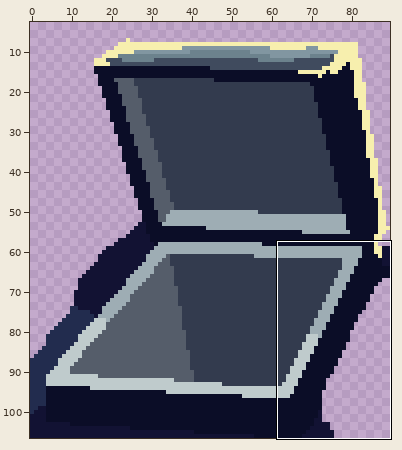
One commit to this sprite sheet: ice-cream-roguelite/assets/truck/cooler_1_open.png. Above: a wide view before the commit, with the close-up outlined.
Close-up. The starting point:
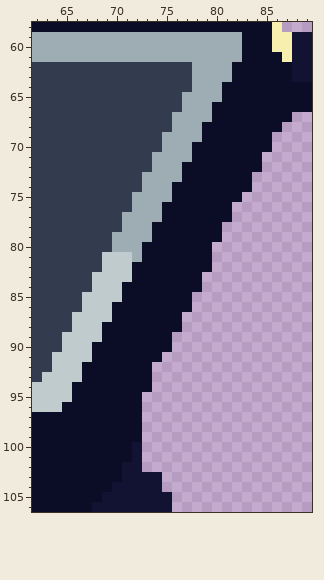
The file is 90x107 pixels. Shown: x 62..89, y 58..106. The wide view leaves out empty margins.
The result:
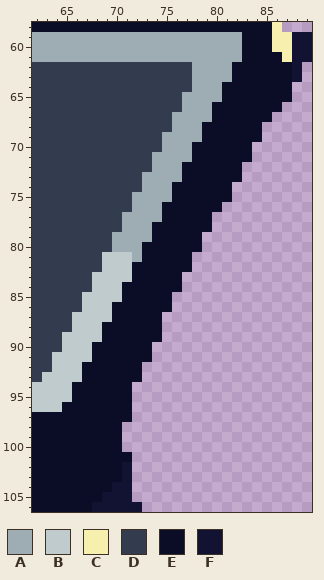
Palette (. is transparent): A #9eadb4  B #bfcbcc  C #f7efae  D #333b4e  E #0b0d27  F #121233
Change:
y 62..63: x 89 F -> .
y 64..65: x 88..89 EE -> ..
y 66: x 87..89 EEE -> ...
y 67: x 86..87 EE -> ..
y 68: x 85..86 EE -> ..
y 69: x 85 E -> .
y 70: x 84..85 EE -> ..
y 71: x 84 E -> .
y 72: x 83..84 EE -> ..
y 73: x 83 E -> .
y 74: x 82..83 EE -> ..
y 75: x 82 E -> .
y 76: x 81 E -> .
y 77: x 80..81 EE -> ..
y 78: x 80 E -> .
y 79: x 79..80 EE -> ..
y 80: x 79 E -> .
y 81..82: x 78..79 EE -> ..
y 83..84: x 77..78 EE -> ..
y 85..86: x 76..77 EE -> ..
y 87..88: x 75..76 EE -> ..
y 89: x 75 E -> .
y 90: x 74..75 EE -> ..
y 91: x 74 E -> .
y 92..93: x 73 E -> .
y 94: x 72..73 EE -> ..
y 95..97: x 72 E -> .
y 98..99: x 71..72 EE -> ..
y 100: x 71..72 EF -> ..
y 101..102: x 72 F -> .
y 103..104: x 72..74 FFF -> ...
y 105: x 72..75 FFFF -> ....
y 106: x 73..75 FFF -> ...
